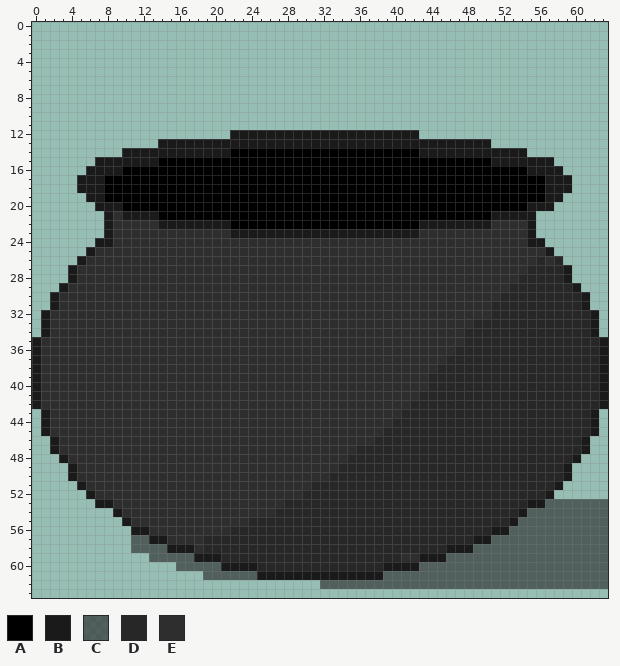
Pixel-art sprite, stored at assets/sprites/cauldron.png. That is the earlier state.
The file is 64x64 pixels.
Palette (. is transparent): A #000000  B #1a1a1a  C #2727279e  D #272727  E #2e2e2e
Pixels before (only the part around the change), first column x 0:
 0 ................................................................
 1 ................................................................
 2 ................................................................
 3 ................................................................
 4 ................................................................
 5 ................................................................
 6 ................................................................
 7 ................................................................
 8 ................................................................
 9 ................................................................
10 ................................................................
11 ................................................................
12 ......................BBBBBBBBBBBBBBBBBBBBB.....................
13 ..............BBBBBBBBBBBBBBBBBBBBBBBBBBBBBBBBBBBBB.............
14 ..........BBBBBBBBBBBBAAAAAAAAAAAAAAAAAAAAABBBBBBBBBBBB.........
15 .......BBBBBBBAAAAAAAAAAAAAAAAAAAAAAAAAAAAAAAAAAAAABBBBBBB......
16 ......BBBBAAAAAAAAAAAAAAAAAAAAAAAAAAAAAAAAAAAAAAAAAAAAABBBB.....
17 .....BBBAAAAAAAAAAAAAAAAAAAAAAAAAAAAAAAAAAAAAAAAAAAAAAAAABBB....
18 .....BBBAAAAAAAAAAAAAAAAAAAAAAAAAAAAAAAAAAAAAAAAAAAAAAAAABBB....
19 ......BBAAAAAAAAAAAAAAAAAAAAAAAAAAAAAAAAAAAAAAAAAAAAAAAAABB.....
20 .......BBBAAAAAAAAAAAAAAAAAAAAAAAAAAAAAAAAAAAAAAAAAAAAABBB......
21 ........BEBBBBAAAAAAAAAAAAAAAAAAAAAAAAAAAAAAAAAAAAABBBBB........
22 ........BEEEEEBBBBBBBBAAAAAAAAAAAAAAAAAAAAABBBBBBBBEEEEB........
23 ........BEEEEEEEEEEEEEBBBBBBBBBBBBBBBBBBBBBEEEEEEEEEEEEB........
24 .......BBEEEEEEEEEEEEEEEEEEEEEEEEEEEEEEEEEEEEEEEEEEEEEEBB.......
25 ......BEEEEEEEEEEEEEEEEEEEEEEEEEEEEEEEEEEEEEEEEEEEEEEEEEEB......
26 .....BEEEEEEEEEEEEEEEEEEEEEEEEEEEEEEEEEEEEEEEEEEEEEEEEEEDED.....
27 ....BEEEEEEEEEEEEEEEEEEEEEEEEEEEEEEEEEEEEEEEEEEEEEEEEEEDDDDB....
28 ....BEEEEEEEEEEEEEEEEEEEEEEEEEEEEEEEEEEEEEEEEEEEEEEEEEDDDDDB....
29 ...BEEEEEEEEEEEEEEEEEEEEEEEEEEEEEEEEEEEEEEEEEEEEEEEEEDDDDDDDB...
30 ..BEEEEEEEEEEEEEEEEEEEEEEEEEEEEEEEEEEEEEEEEEEEEEEEEEDDDDDDDDDB..
31 ..BEEEEEEEEEEEEEEEEEEEEEEEEEEEEEEEEEEEEEEEEEEEEEEEEDDDDDDDDDDB..
32 .BEEEEEEEEEEEEEEEEEEEEEEEEEEEEEEEEEEEEEEEEEEEEEEEEEDDDDDDDDDDDB.
33 .BEEEEEEEEEEEEEEEEEEEEEEEEEEEEEEEEEEEEEEEEEEEEEEEDDDDDDDDDDDDDB.
34 .BEEEEEEEEEEEEEEEEEEEEEEEEEEEEEEEEEEEEEEEEEEEEEEDDDDDDDDDDDDDDB.
35 BEEEEEEEEEEEEEEEEEEEEEEEEEEEEEEEEEEEEEEEEEEEEEEEDDDDDDDDDDDDDDDB
36 BEEEEEEEEEEEEEEEEEEEEEEEEEEEEEEEEEEEEEEEEEEEEEEDDDDDDDDDDDDDDDDB
37 BEEEEEEEEEEEEEEEEEEEEEEEEEEEEEEEEEEEEEEEEEEEEEDDDDDDDDDDDDDDDDDB
38 BEEEEEEEEEEEEEEEEEEEEEEEEEEEEEEEEEEEEEEEEEEEEDDDDDDDDDDDDDDDDDDB
39 BEEEEEEEEEEEEEEEEEEEEEEEEEEEEEEEEEEEEEEEEEEEDDDDDDDDDDDDDDDDDDDB
40 BEEEEEEEEEEEEEEEEEEEEEEEEEEEEEEEEEEEEEEEEEEEDDDDDDDDDDDDDDDDDDDB
41 BEEEEEEEEEEEEEEEEEEEEEEEEEEEEEEEEEEEEEEEEEEDDDDDDDDDDDDDDDDDDDDB
42 BEEEEEEEEEEEEEEEEEEEEEEEEEEEEEEEEEEEEEEEEEDDDDDDDDDDDDDDDDDDDDDB
43 .BEEEEEEEEEEEEEEEEEEEEEEEEEEEEEEEEEEEEEEEDDDDDDDDDDDDDDDDDDDDDB.
44 .BEEEEEEEEEEEEEEEEEEEEEEEEEEEEEEEEEEEEEEDDDDDDDDDDDDDDDDDDDDDDB.
45 .BEEEEEEEEEEEEEEEEEEEEEEEEEEEEEEEEEEEEEDDDDDDDDDDDDDDDDDDDDDDDB.
46 ..BEEEEEEEEEEEEEEEEEEEEEEEEEEEEEEEEEEEDDDDDDDDDDDDDDDDDDDDDDDB..
47 ..BEEEEEEEEEEEEEEEEEEEEEEEEEEEEEEEEEDDDDDDDDDDDDDDDDDDDDDDDDDB..
48 ...BEEEEEEEEEEEEEEEEEEEEEEEEEEEEEEEDDDDDDDDDDDDDDDDDDDDDDDDDB...
49 ....BEEEEEEEEEEEEEEEEEEEEEEEEEEEEEDDDDDDDDDDDDDDDDDDDDDDDDDB....
50 ....BEEEEEEEEEEEEEEEEEEEEEEEEEEEEDDDDDDDDDDDDDDDDDDDDDDDDDDB....
51 .....BEEEEEEEEEEEEEEEEEEEEEEEEEDDDDDDDDDDDDDDDDDDDDDDDDDDDB.....
52 ......BEEEEEEEEEEEEEEEEEEEEEEEDDDDDDDDDDDDDDDDDDDDDDDDDDDB......
53 .......BBEEEEEEEEEEEEEEEEEEEDDDDDDDDDDDDDDDDDDDDDDDDDDDBBCCCCCCC
54 .........BEEEEEEEEEEEEEEEEEDDDDDDDDDDDDDDDDDDDDDDDDDDDBCCCCCCCCC
55 ..........BEEEEEEEEEEEEEDDDDDDDDDDDDDDDDDDDDDDDDDDDDDBCCCCCCCCCC
56 ...........BBEEEEEEEEEDDDDDDDDDDDDDDDDDDDDDDDDDDDDDBBCCCCCCCCCCC
57 ...........CCBBEEEEDDDDDDDDDDDDDDDDDDDDDDDDDDDDDDBBCCCCCCCCCCCCC
58 ...........CCCCBBBEDDDDDDDDDDDDDDDDDDDDDDDDDDDBBBCCCCCCCCCCCCCCC
59 .............CCCCCBBBDDDDDDDDDDDDDDDDDDDDEEBBBCCCCCCCCCCCCCCCCCC
60 ................CCCCCBBBBDDDDDDDDDDDDDDBBBBCCCCCCCCCCCCCCCCCCCCC
61 ...................CCCCCCBBBBBBBBBBBBBBCCCCCCCCCCCCCCCCCCCCCCCCC
62 ................................CCCCCCCCCCCCCCCCCCCCCCCCCCCCCCCC
63 ................................................................
The same view after the edit:
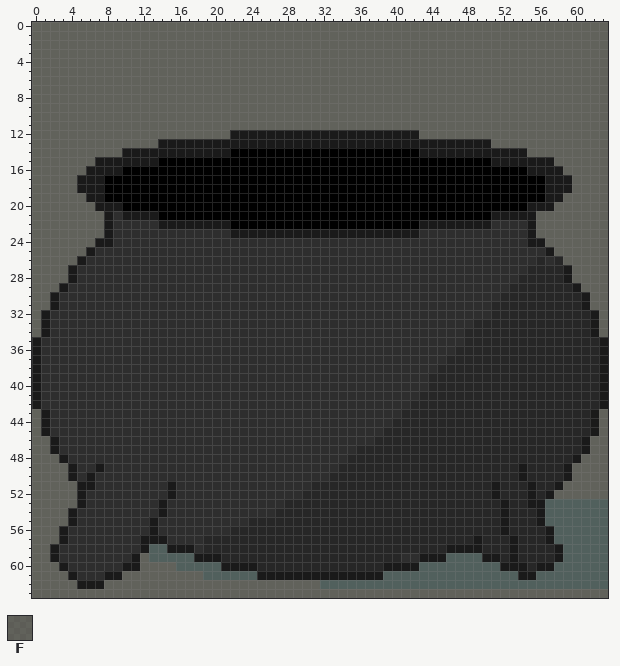
Colours new in this view: F #4129259e
The edit:
Colour B now appears in rows 52 to 53 at x 5; in rows 54 to 55 at x 4; in rows 56 to 57 at x 3; in row 58 at x 2; in row 59 at x 2 and 11; in row 60 at x 3 and 10 to 11.
Colour B now appears in row 61 at x 4 and 8 to 9; in row 62 at x 5 to 7.
The author changed colour C to colour B in rows 54 to 55 at x 56; in row 56 at x 57; in row 57 at x 12, 53 and 57; in row 58 at x 12, 49, 53 and 58; in row 59 at x 50 to 51, 53 and 58; in row 60 at x 52 to 54 and 56 to 57.
The author changed colour C to colour B in row 61 at x 54 to 55.
The author changed colour D to colour B in rows 49 to 50 at x 54; in rows 51 to 52 at x 51 and 55; in rows 53 to 55 at x 52.
The author changed colour E to colour B in row 49 at x 7; in row 50 at x 6; in row 51 at x 6 and 15; in row 52 at x 15; in rows 53 to 54 at x 14; in rows 55 to 56 at x 13.
The author changed colour B to colour D in row 54 at x 54; in row 55 at x 53; in row 56 at x 51; in row 57 at x 50.
The author changed colour C to colour D in row 54 at x 55; in row 55 at x 54 to 55; in row 56 at x 53 to 56; in row 57 at x 51 to 52 and 54 to 56; in row 58 at x 50 to 52 and 54 to 57; in row 59 at x 52 and 54 to 57.
The author changed colour C to colour D in row 60 at x 55.
Colour E now appears in row 53 at x 6; in row 54 at x 5 to 8; in row 55 at x 5 to 9; in rows 56 to 57 at x 4 to 10; in rows 58 to 59 at x 3 to 10; in row 60 at x 4 to 9.
Colour E now appears in row 61 at x 5 to 7.
The author changed colour B to colour E in row 52 at x 6; in row 53 at x 7 to 8; in row 54 at x 9; in row 55 at x 10; in row 56 at x 11 to 12.
The author changed colour C to colour E in rows 57 to 58 at x 11.
Colour F now appears in rows 0 to 11 at x 0 to 63; in row 12 at x 0 to 21 and 43 to 63; in row 13 at x 0 to 13 and 51 to 63; in row 14 at x 0 to 9 and 55 to 63; in row 15 at x 0 to 6 and 58 to 63; in row 16 at x 0 to 5 and 59 to 63.
Colour F now appears in rows 17 to 18 at x 0 to 4 and 60 to 63; in row 19 at x 0 to 5 and 59 to 63; in row 20 at x 0 to 6 and 58 to 63; in rows 21 to 23 at x 0 to 7 and 56 to 63; in row 24 at x 0 to 6 and 57 to 63; in row 25 at x 0 to 5 and 58 to 63.
Colour F now appears in row 26 at x 0 to 4 and 59 to 63; in rows 27 to 28 at x 0 to 3 and 60 to 63; in row 29 at x 0 to 2 and 61 to 63; in rows 30 to 31 at x 0 to 1 and 62 to 63; in rows 32 to 34 at x 0 and 63; in rows 43 to 45 at x 0 and 63.
Colour F now appears in rows 46 to 47 at x 0 to 1 and 62 to 63; in row 48 at x 0 to 2 and 61 to 63; in rows 49 to 50 at x 0 to 3 and 60 to 63; in row 51 at x 0 to 4 and 59 to 63; in row 52 at x 0 to 4 and 58 to 63; in row 53 at x 0 to 4.
Colour F now appears in rows 54 to 55 at x 0 to 3; in rows 56 to 57 at x 0 to 2; in row 58 at x 0 to 1; in row 59 at x 0 to 1 and 12; in row 60 at x 0 to 2 and 12 to 15; in row 61 at x 0 to 3 and 10 to 18.
Colour F now appears in row 62 at x 0 to 4 and 8 to 31; in row 63 at x 0 to 63.
Pixel boxes of the changes (left, top, right, bottom) in both pictures:
added: (32, 22, 608, 337)
changed: (32, 409, 608, 598)
